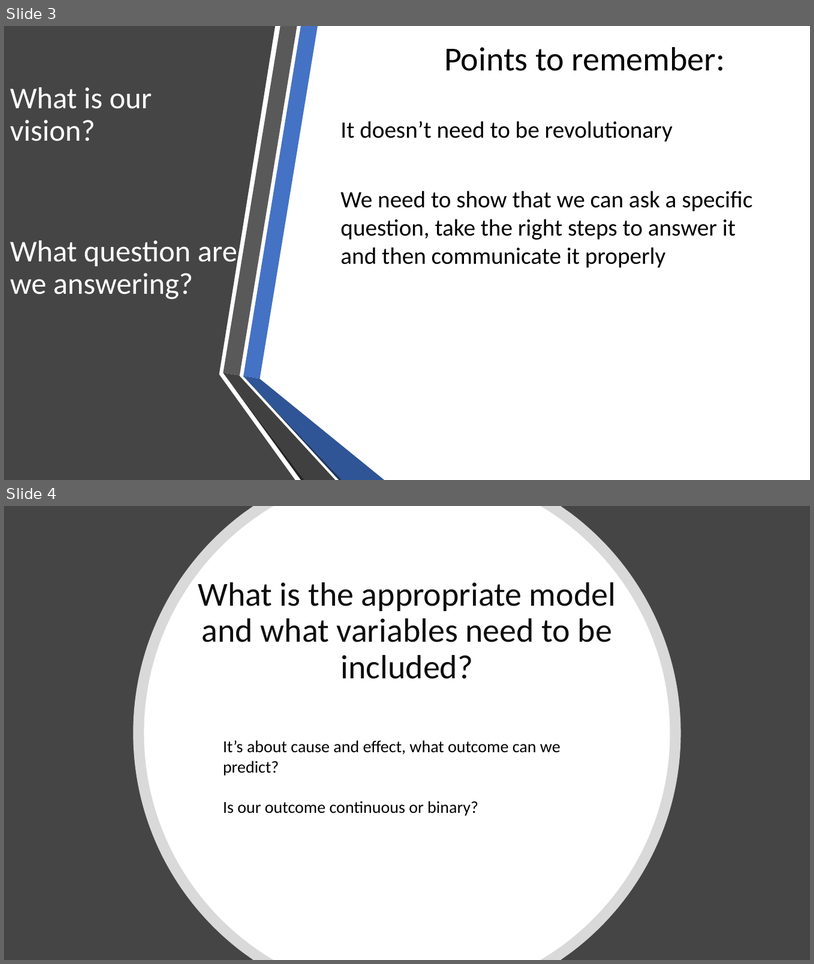
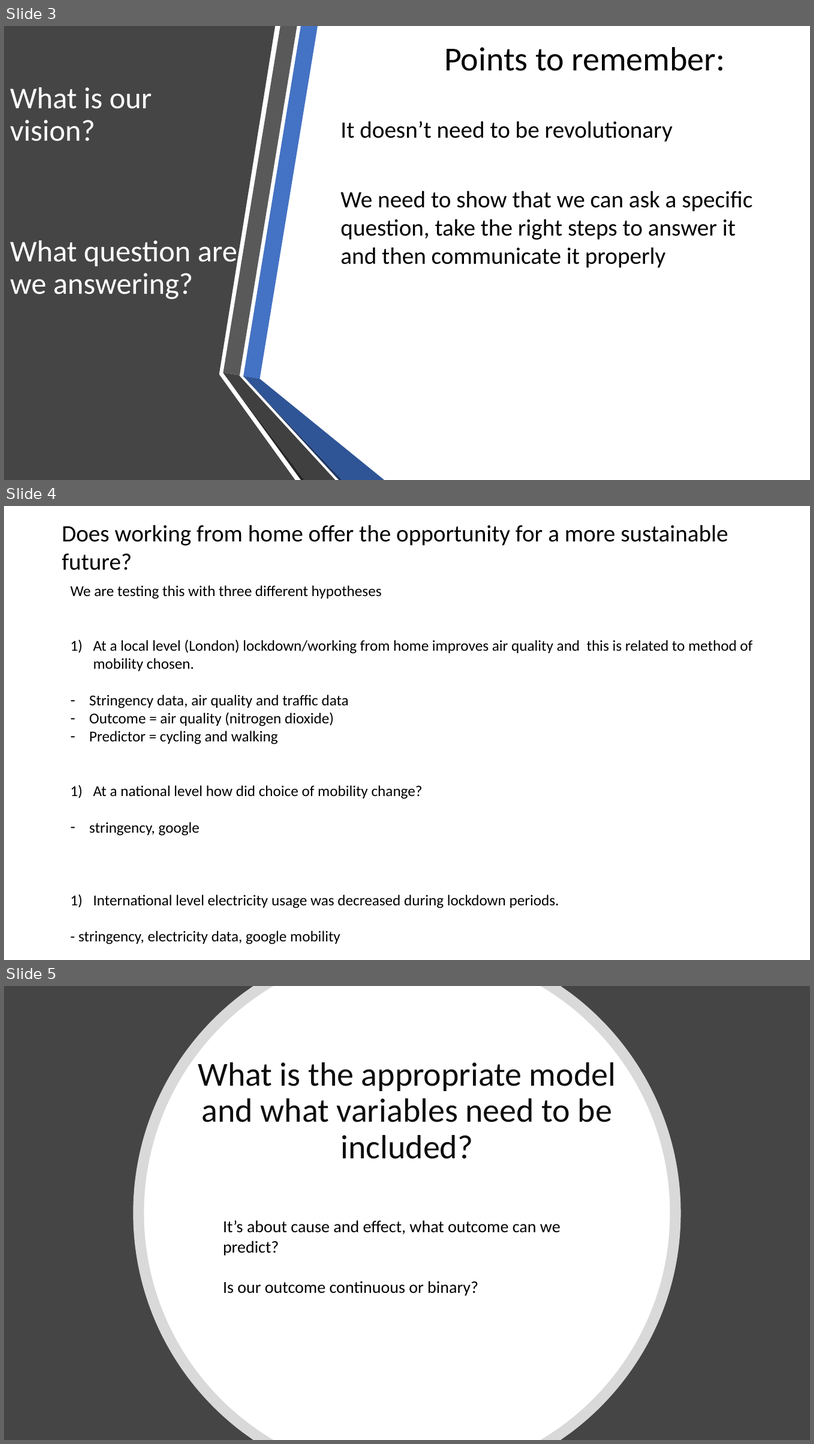
Before and after one commit to AmandaWorker/Data_challenge, a slide deck: DataChallenge_AW.pptx. Shown one above the other, each under a label of ours: slides 3 and 4 before the commit, slides 3, 4 and 5 after it. The pictures are 814x964 and 814x1444 pixels, drawn with LibreOffice and Linux fonts; fonts in the diff are those of the drawing. Boxes give left, top, right and bottom in pixels: in the first picture for what was removed or moved away, otherwise in the second. Text is boxed around its words. In the diff, an @@ line names an element or a change of style, - is before the commit and + after.

```diff
--- a/DataChallenge_AW.pptx
+++ b/DataChallenge_AW.pptx
@@ slide 4 added at box(4, 506, 810, 960), background #FFFFFF @@
@@ text added at box(62, 525, 728, 570), 28 pt, text #000000 @@
+Does working from home offer the opportunity for a more sustainable future?
@@ text added at box(71, 585, 753, 944), 18 pt, text #000000 @@
+We are testing this with three different hypotheses
+1) At a local level (London) lockdown/working from home improves air quality and this is related to method of mobility chosen.
+– Stringency data, air quality and traffic data
+– Outcome = air quality (nitrogen dioxide)
+– Predictor = cycling and walking
+1) At a national level how did choice of mobility change?
+– stringency, google
+1) International level electricity usage was decreased during lockdown periods.
+- stringency, electricity data, google mobility
@@ what was slide 4 is now slide 5 @@
```
Also in this commit, not shown: 2 other files.
